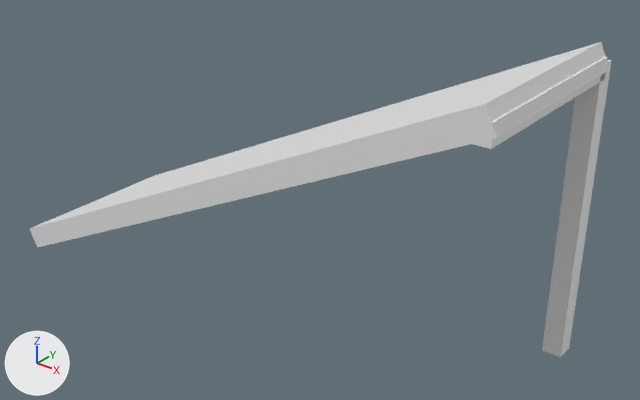
What one commit did to the FBX model Assets/Models/Tetrominos/Slides/VS7.fbx.
Camera for both pictures: a camera (50 mm lens) standing at (8.84, -4.13, 7.15) and looking at (6.24, -0.89, 5.14). Every picture has the same lights, and +X, +Y and +Z are marked at lower left. Where no turn or scale is listed for an object, it has been applied to the vertices.
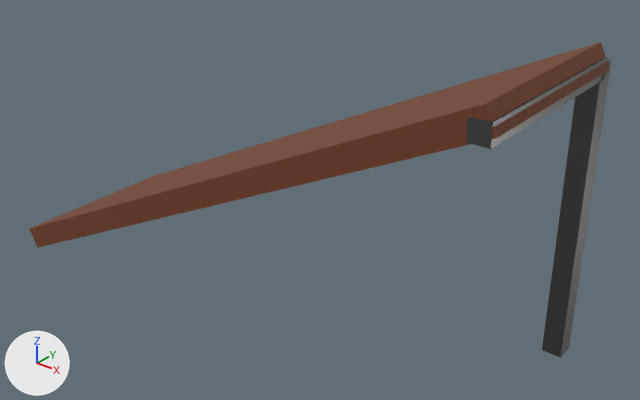
The change, as a diff of the scene's bpy script:
```diff
--- a/Assets/Models/Tetrominos/Slides/VS7.fbx.py
+++ b/Assets/Models/Tetrominos/Slides/VS7.fbx.py
@@ mat_metall @@
+mat_metall = principled_material('Metall')
+mat_metall.base_color = (0.135, 0.135, 0.135)  # dark grey #676767
+mat_metall.metallic = 0.85
+mat_metall.roughness = 0.28
@@ mat_wood @@
+mat_wood = principled_material('Wood')
+mat_wood.base_color = (0.174, 0.0489, 0.0162)  # brown #743e22
+mat_wood.roughness = 0.673
@@ me_cube_025 @@
 me_cube_025.from_pydata(...)  # 8 vertices, 6 faces; spans x -1.52..1.52, y -0.5..0.5, z -0.79..0.79
+me_cube_025.materials.append(mat_wood)  # brown #743e22
@@ me_cube_021 @@
 me_cube_021.from_pydata(...)  # 8 vertices, 6 faces; spans x -0.05..0.05, y -0.05..0.05, z -0.75..0.75
+me_cube_021.materials.append(mat_metall)  # dark grey #676767
@@ me_cube_015 @@
 me_cube_015.from_pydata(...)  # 8 vertices, 6 faces; spans x -0.05..0.05, y -0.5..0.5, z -0.05..0.05
+me_cube_015.materials.append(mat_metall)  # dark grey #676767
```

Changed parts and their boxes [x1, y1, x2, y2] in the pictures (640 x 400 px):
'Cube.041', recoloured (white to brown): [30, 42, 610, 248] in both
'Cube.040', recoloured: [542, 59, 612, 358] in both
'Cube.037', recoloured: [466, 57, 608, 149] in both
